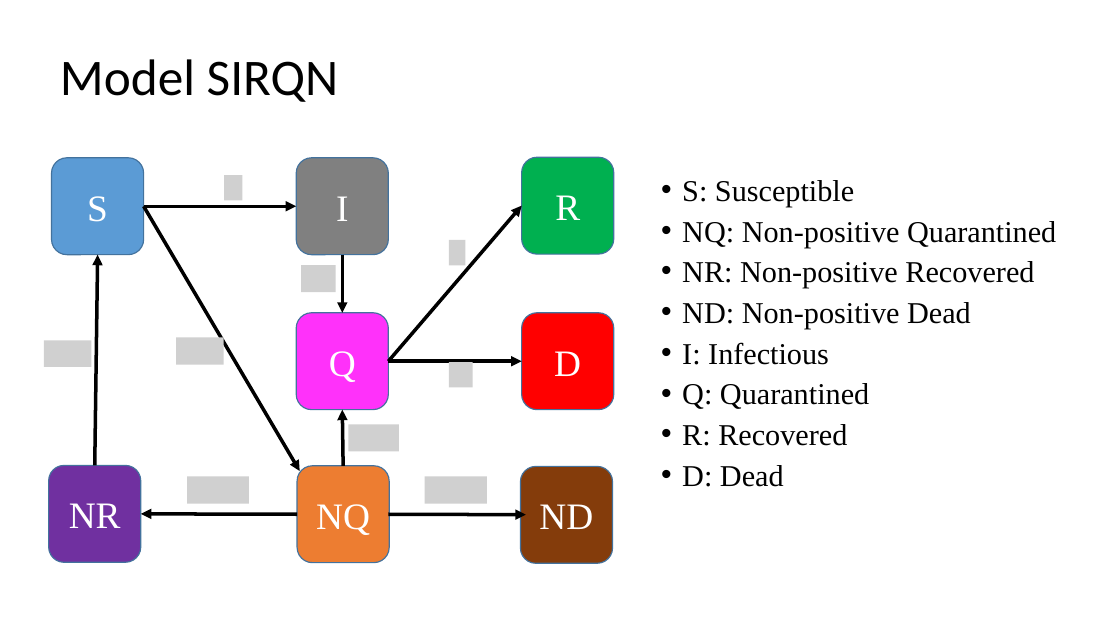
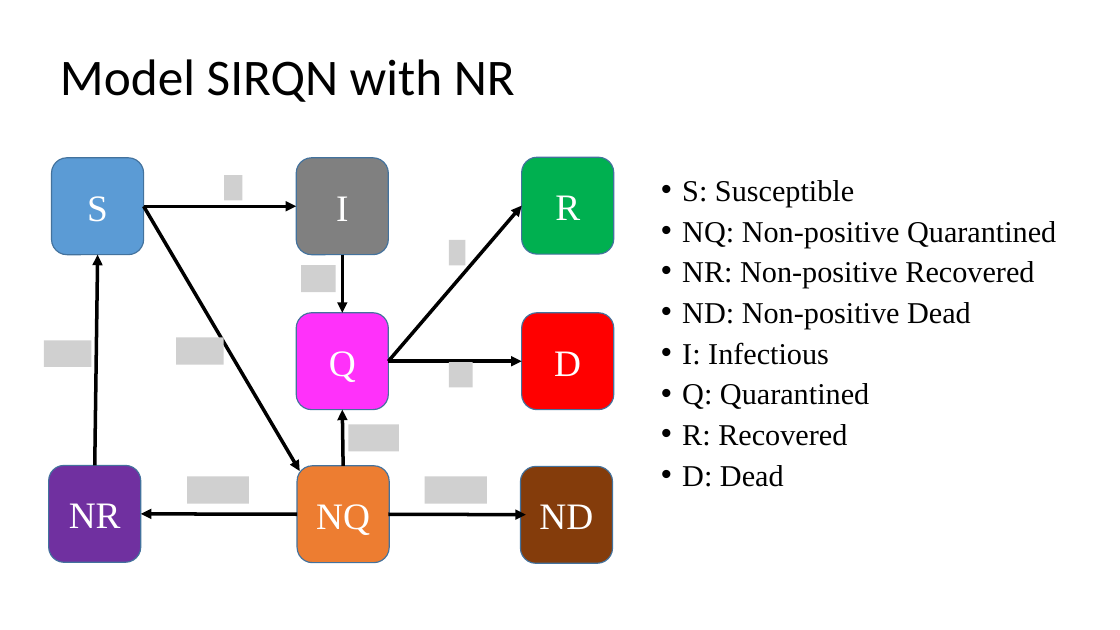
Before and after one commit to BagaskaraPutra/Indonesia-COVID19-Model-Fitting-and-Simulation, a slide deck: slide 3 of CobacobaModelIstilahBaru.pptx (slide 1 before the commit). Drawn at 1120x630 pixels with LibreOffice and Linux fonts; fonts in the diff are those of the drawing; grey boxes stand for pictures. Boxes give left, top, right and bottom in pixels: in the first picture for what was removed or moved away, otherwise in the second. Text is boxed around its words. In the diff, an @@ line names an element or a change of style, - is before the commit and + after.

```diff
--- a/CobacobaModelIstilahBaru.pptx
+++ b/CobacobaModelIstilahBaru.pptx
@@ title at bbox=[60, 59, 515, 102]: text changed @@
-Model SIRQN
+Model SIRQN with NR
```
Also in this commit, not shown: 3 other slides changed, 9 other files.
